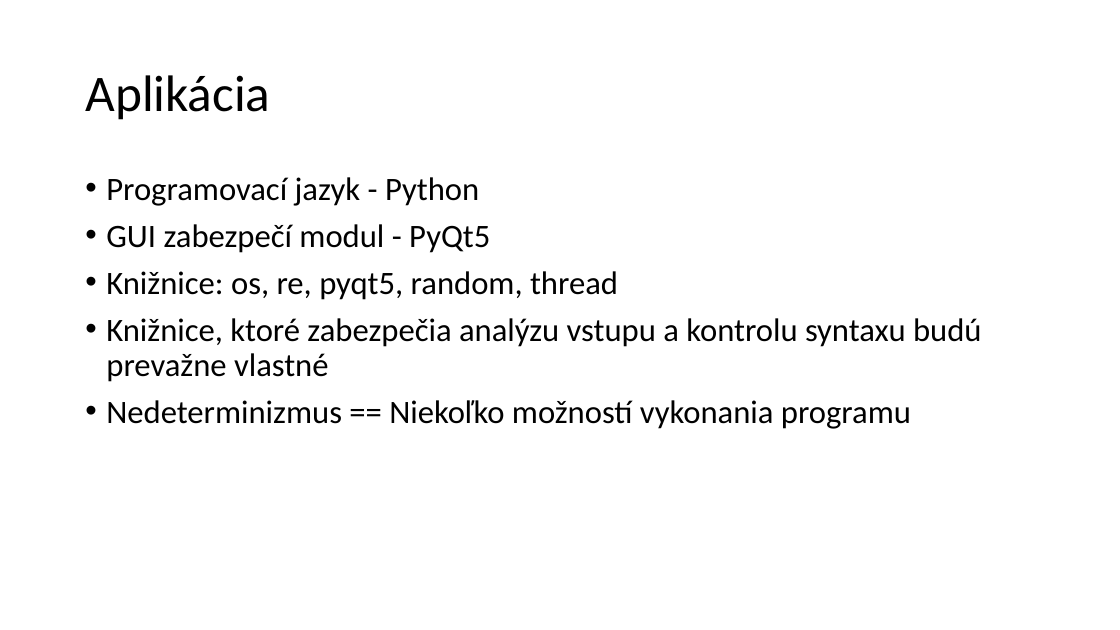
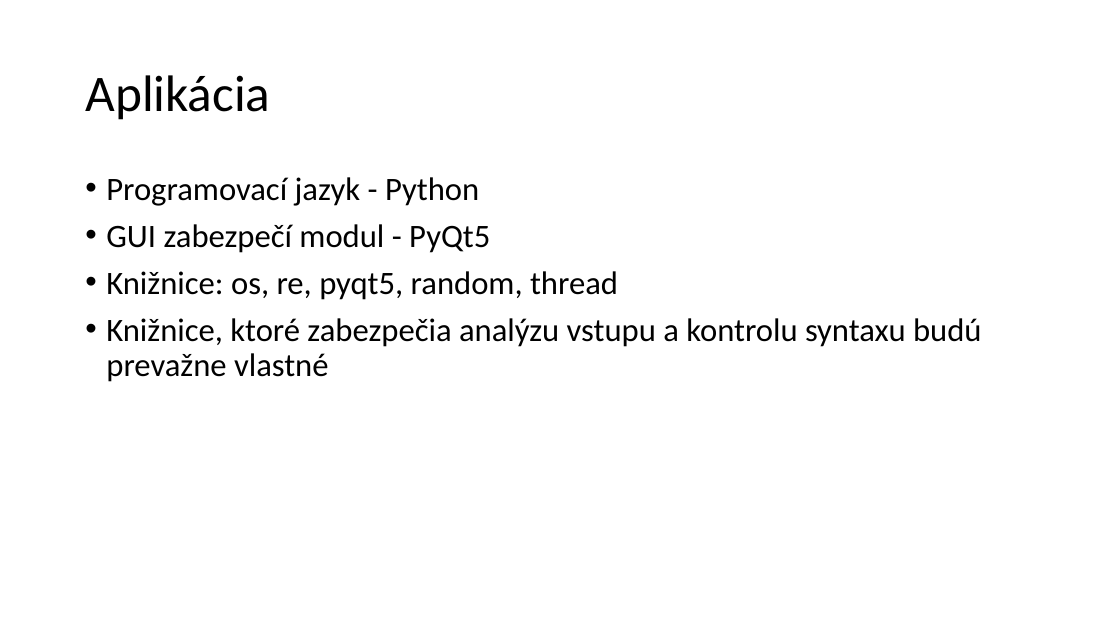
Before and after one commit to FiFOOO/diplomovka_UNITY, a slide deck: slide 13 of PS1.pptx (slide 12 before the commit). Drawn at 1120x630 pixels with LibreOffice and Linux fonts; fonts in the diff are those of the drawing. Boxes give left, top, right and bottom in pixels: in the first picture for what was removed or moved away, otherwise in the second. Text is boxed around its words. In the diff, an @@ line names an element or a change of style, - is before the commit and + after.

```diff
--- a/PS1.pptx
+++ b/PS1.pptx
@@ text at (x1=106, y1=400, x2=911, y2=429): paragraph removed @@
-• Nedeterminizmus == Niekoľko možností vykonania programu
```
Also in this commit, not shown: 1 other slide changed, 1 slide added.
